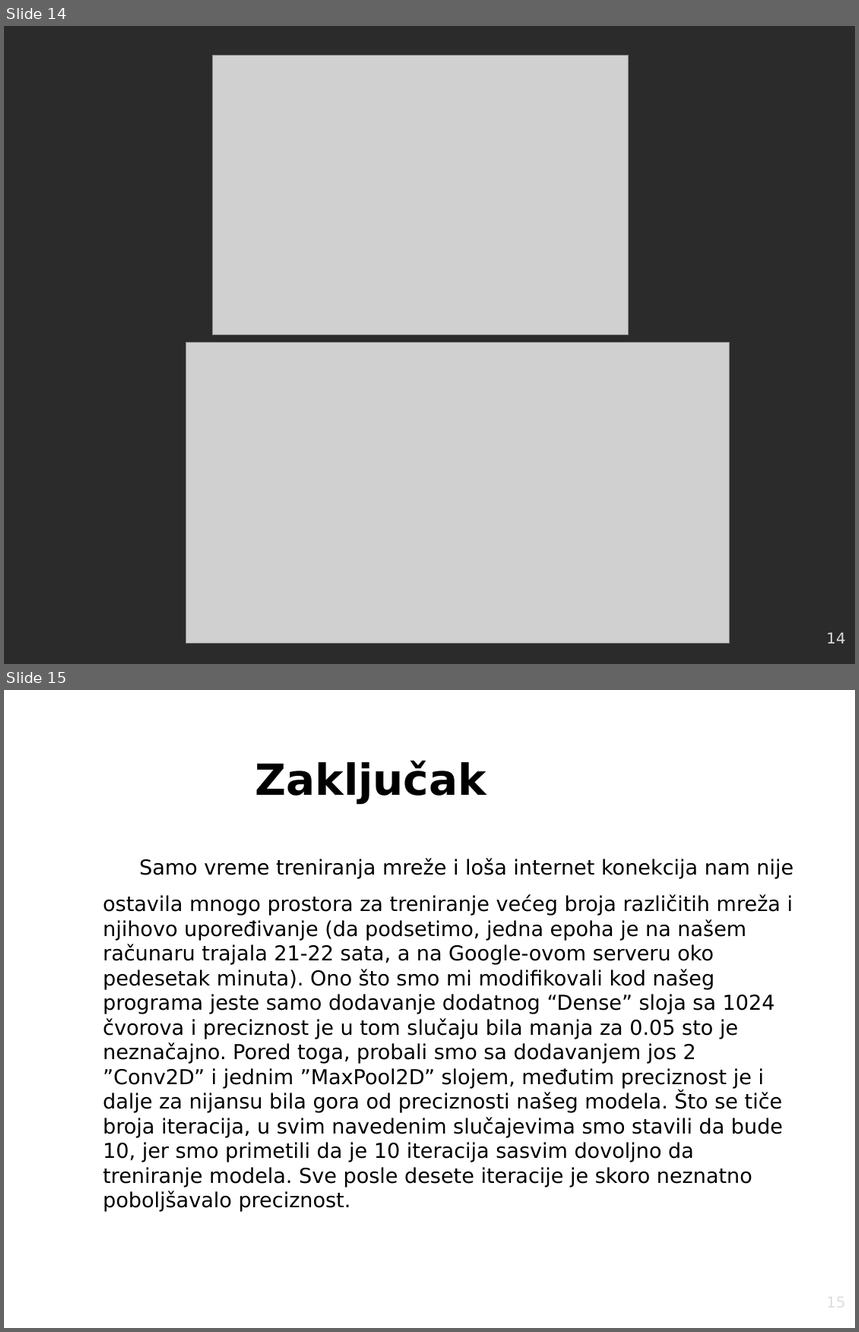
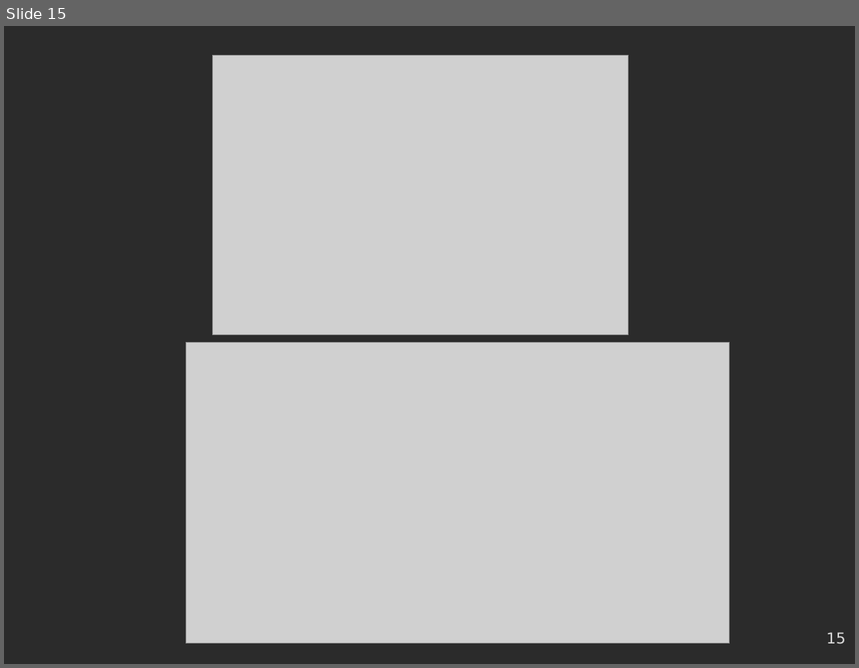
Before and after one commit to stefan996/digitRecognition, a slide deck: description/presentation.odp. Shown one above the other, each under a label of ours: slides 14 and 15 before the commit, slide 15 after it. The pictures are 859x1332 and 859x668 pixels, drawn with LibreOffice and Linux fonts; fonts in the diff are those of the drawing; grey boxes stand for pictures; background and template pictures are left out; a plain dark background stands for a picture behind light text. Boxes give left, top, right and bottom in pixels: in the first picture for what was removed or moved away, otherwise in the second. Text is boxed around its words. In the diff, an @@ line names an element or a change of style, - is before the commit and + after.

```diff
--- a/description/presentation.odp
+++ b/description/presentation.odp
@@ slide 15 removed at bbox=[4, 690, 855, 1328], background picture (left out) @@
@@ title removed at bbox=[256, 761, 487, 804] @@
-Zaključak
@@ text removed at bbox=[103, 858, 794, 1212] @@
-  Samo vreme treniranja mreže i loša internet konekcija nam nije
-ostavila mnogo prostora za treniranje većeg broja različitih mreža i njihovo upoređivanje (da podsetimo, jedna epoha je na našem računaru trajala 21-22 sata, a na Google-ovom serveru oko pedesetak minuta). Ono što smo mi modifikovali kod našeg programa jeste samo dodavanje dodatnog “Dense” sloja sa 1024 čvorova i preciznost je u tom slučaju bila manja za 0.05 sto je neznačajno. Pored toga, probali smo sa dodavanjem jos 2 ”Conv2D” i jednim ”MaxPool2D” slojem, međutim preciznost je i dalje za nijansu bila gora od preciznosti našeg modela. Što se tiče broja iteracija, u svim navedenim slučajevima smo stavili da bude 10, jer smo primetili da je 10 iteracija sasvim dovoljno da treniranje modela. Sve posle desete iteracije je skoro neznatno poboljšavalo preciznost.
@@ page number removed at bbox=[648, 1294, 847, 1328] @@
-15
@@ what was slide 14 is now slide 15 @@
@@ page number at bbox=[826, 632, 845, 645]: text changed @@
-14
+15
```
Also in this commit, not shown: 2 slides changed, 3 slides added, 4 other files.
